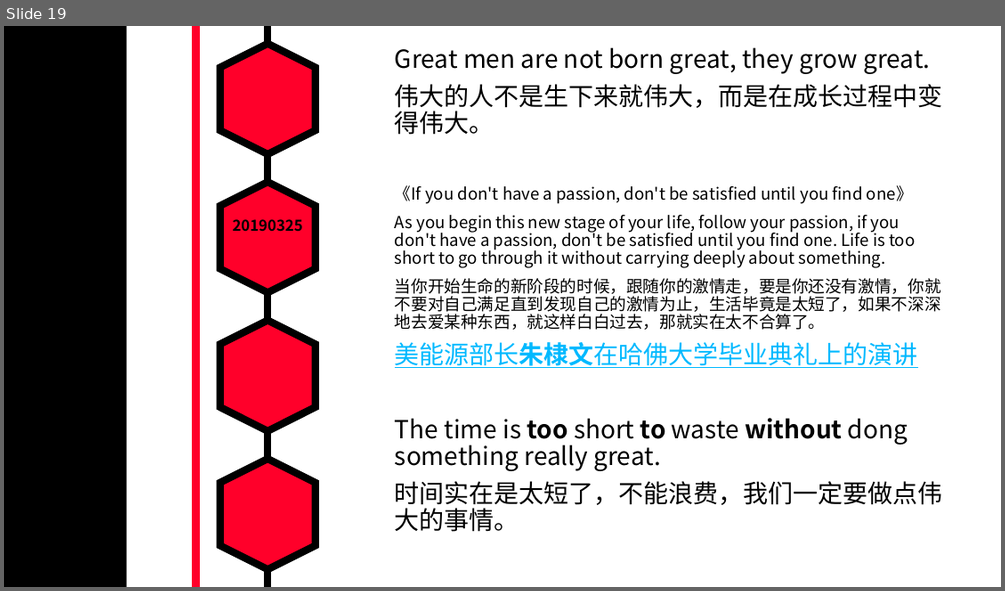
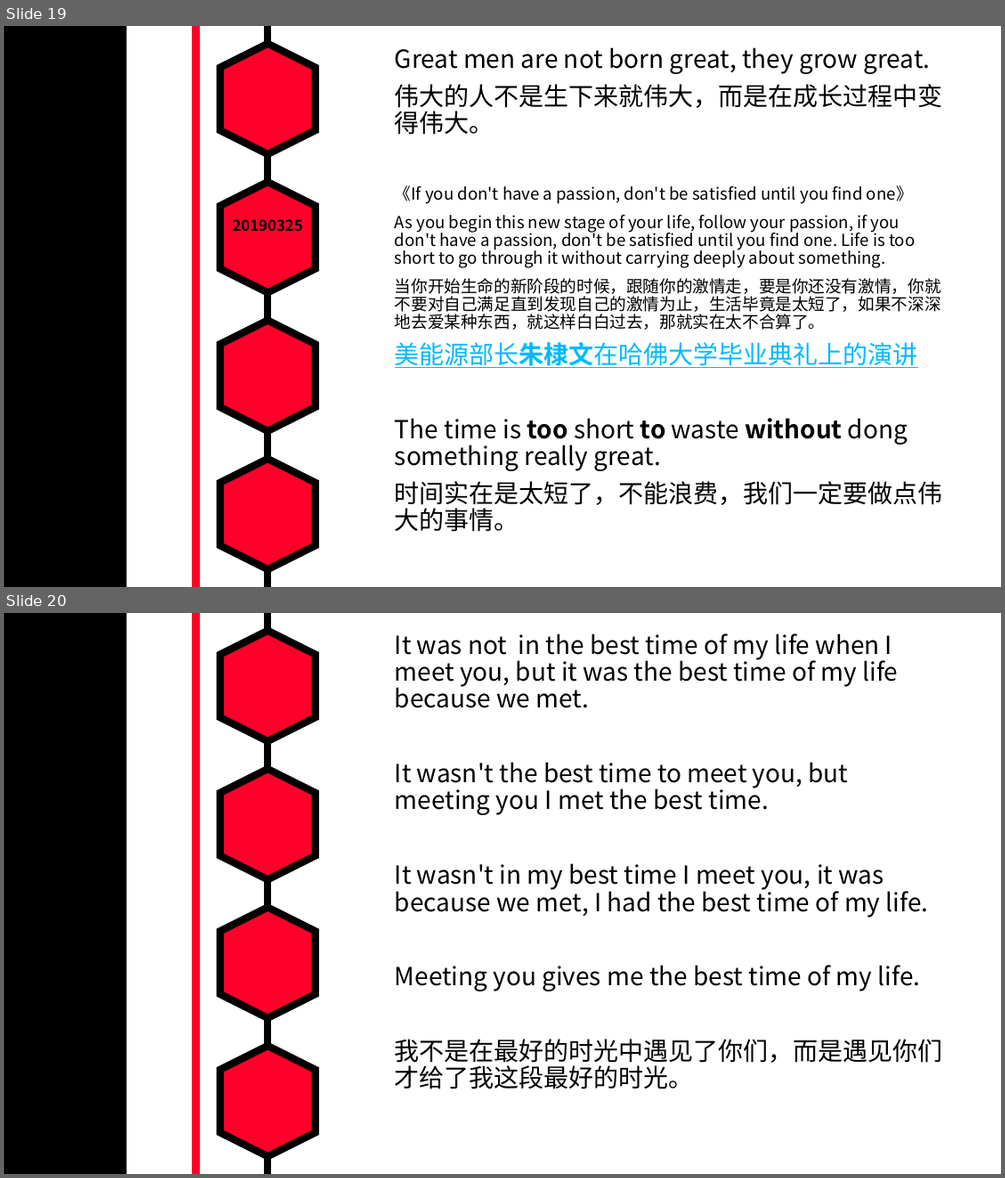
Before and after one commit to MarkShen1992/PPT-template, a slide deck: morning reading/iridescent english sentenses.pptx. Shown one above the other, each under a label of ours: slide 19 before the commit, slides 19 and 20 after it. The pictures are 1005x591 and 1005x1178 pixels, drawn with LibreOffice and Linux fonts; fonts in the diff are those of the drawing. Boxes give left, top, right and bottom in pixels: in the first picture for what was removed or moved away, otherwise in the second. Text is boxed around its words. In the diff, an @@ line names an element or a change of style, - is before the commit and + after.

Commit message:
add sentence

```diff
--- a/morning reading/iridescent english sentenses.pptx
+++ b/morning reading/iridescent english sentenses.pptx
@@ slide 20 added at (x1=4, y1=613, x2=1001, y2=1174), background #FFFFFF; not listed: 7 template elements that a slide beside it also shows @@
@@ text added at (x1=395, y1=633, x2=943, y2=1089), 24 pt, text #000000 @@
+It was not in the best time of my life when I meet you, but it was the best time of my life because we met.
+It wasn't the best time to meet you, but meeting you I met the best time.
+It wasn't in my best time I meet you, it was because we met, I had the best time of my life.
+Meeting you gives me the best time of my life.
+我不是在最好的时光中遇见了你们，而是遇见你们才给了我这段最好的时光。
```
